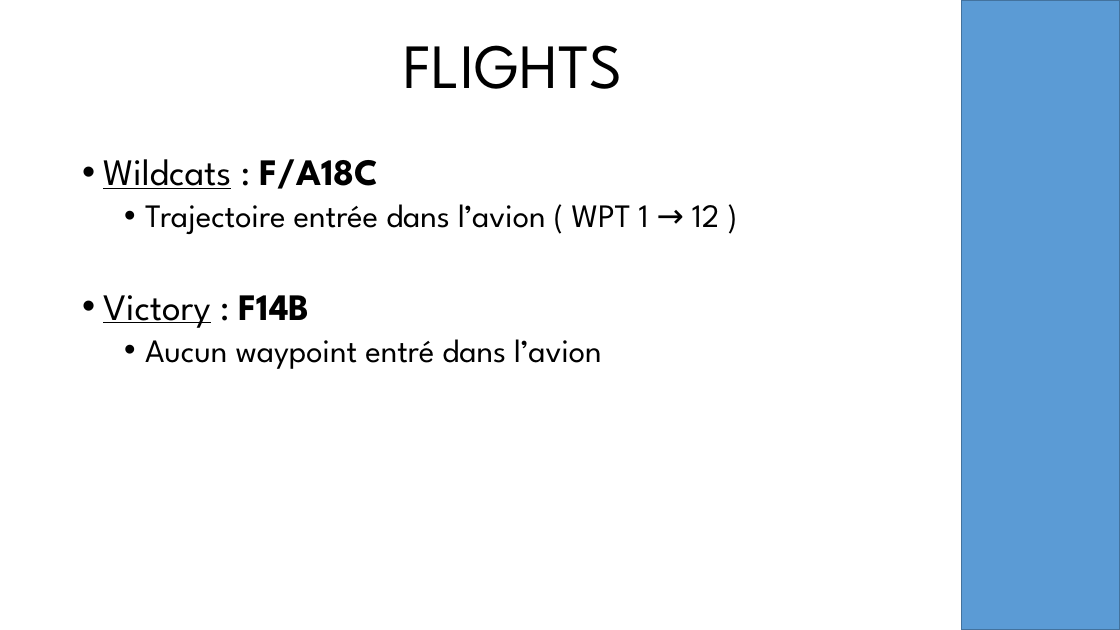
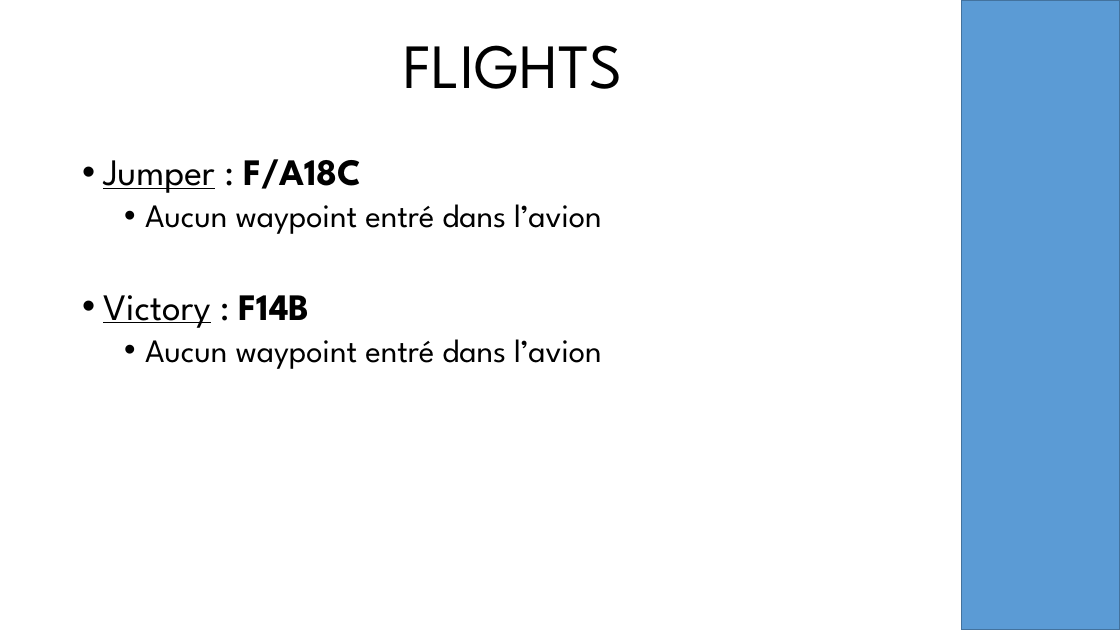
Before and after one commit to oufy-dcs-missions/jtff-missions, a slide deck: slide 8 of vf84-qualification/resources/briefing.pptx (slide 11 before the commit). Drawn at 1120x630 pixels with LibreOffice and Linux fonts; fonts in the diff are those of the drawing; background and template pictures are left out. Boxes give left, top, right and bottom in pixels: in the first picture for what was removed or moved away, otherwise in the second. Text is boxed around its words. In the diff, an @@ line names an element or a change of style, - is before the commit and + after.

```diff
--- a/vf84-qualification/resources/briefing.pptx
+++ b/vf84-qualification/resources/briefing.pptx
@@ text at <box>103,159,602,234</box>: text changed @@
-• Wildcats : F/A18C
-  • Trajectoire entrée dans l’avion ( WPT 1 → 12 )
+• Jumper : F/A18C
+  • Aucun waypoint entré dans l’avion
```
Also in this commit, not shown: 4 other slides changed, 3 slides removed, 1 other file.
